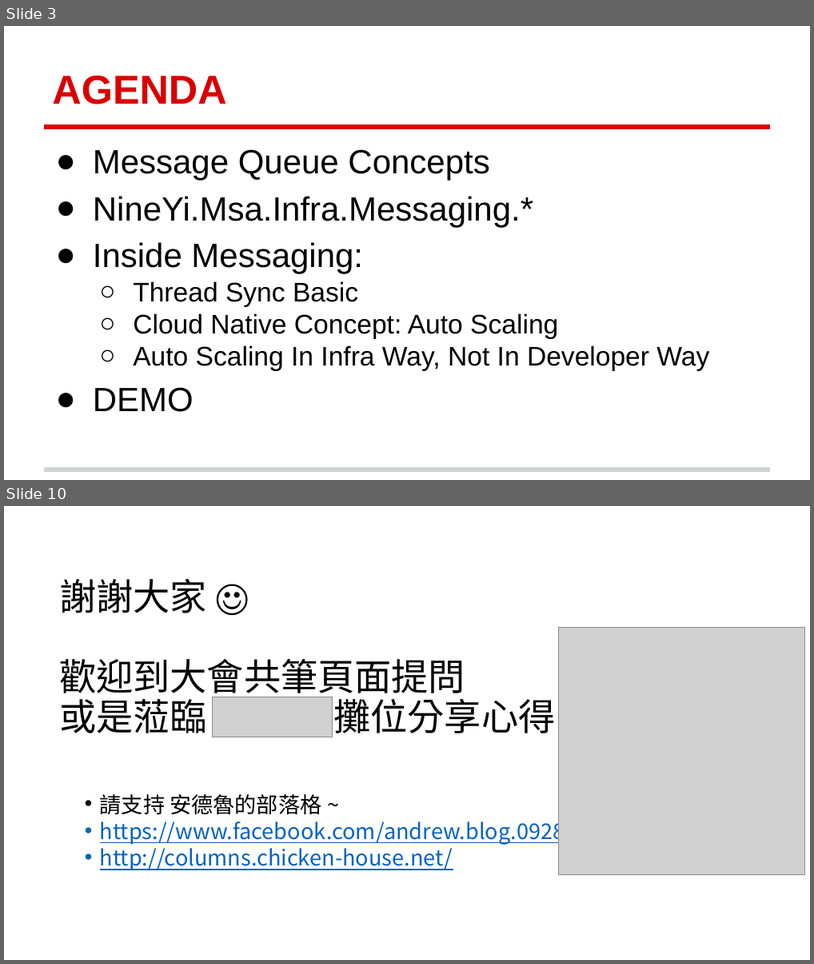
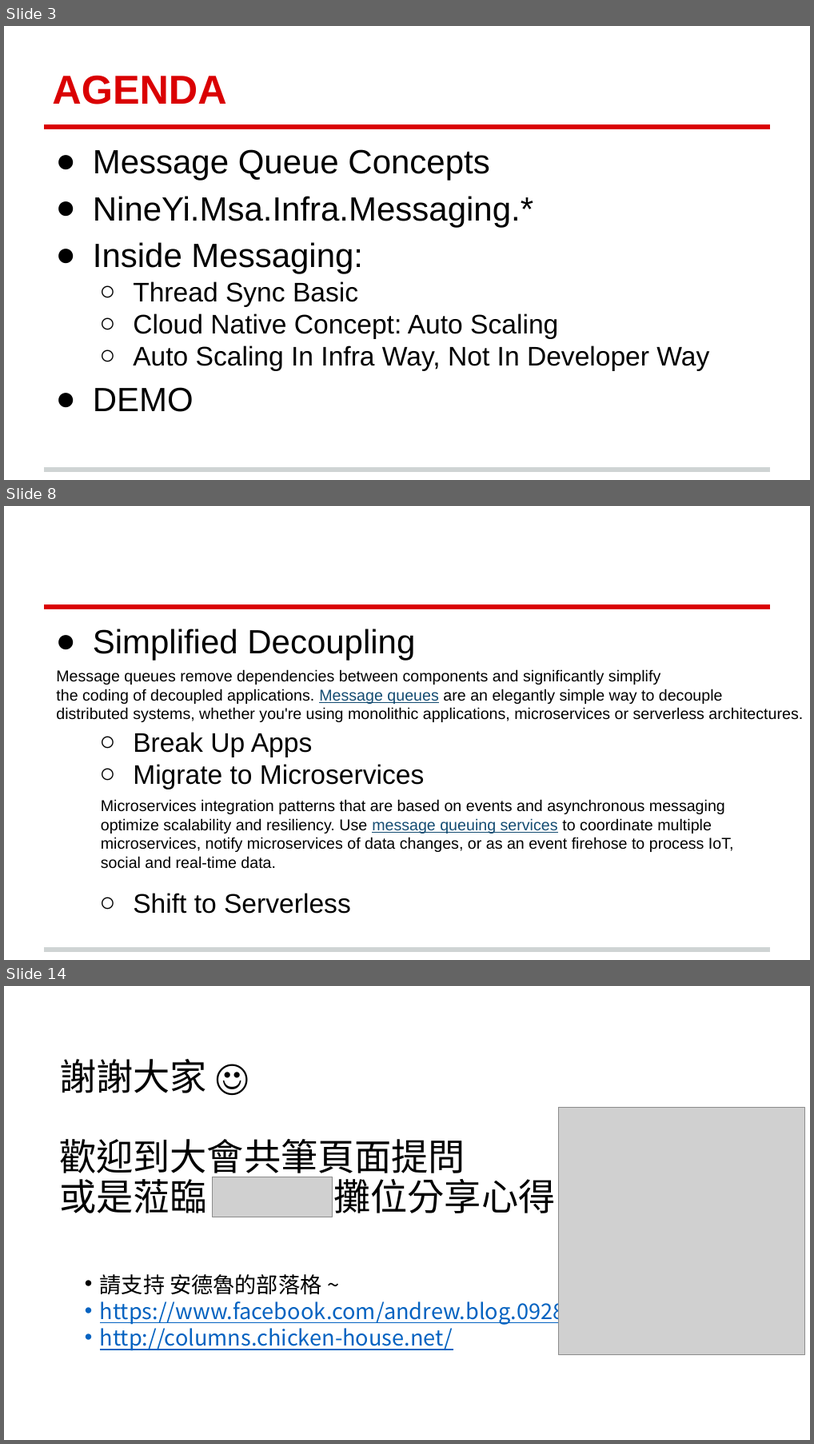
Before and after one commit to andrew0928/Meetup, a slide deck: 20190123.MessageQueueRPC/91APP-MessageQueueRPC-20190123.pptx. Shown one above the other, each under a label of ours: slides 3 and 10 before the commit, slides 3, 8 and 14 after it; the slides between them are not shown. The pictures are 814x964 and 814x1444 pixels, drawn with LibreOffice and Linux fonts; fonts in the diff are those of the drawing; grey boxes stand for pictures; background and template pictures are left out. Boxes give left, top, right and bottom in pixels: in the first picture for what was removed or moved away, otherwise in the second. Text is boxed around its words. In the diff, an @@ line names an element or a change of style, - is before the commit and + after.

Commit message:
draft update

```diff
--- a/20190123.MessageQueueRPC/91APP-MessageQueueRPC-20190123.pptx
+++ b/20190123.MessageQueueRPC/91APP-MessageQueueRPC-20190123.pptx
@@ slide 8 added at (4, 506, 810, 960), background #FFFFFF; not listed: 2 template elements that a slide beside it also shows @@
@@ text added at (93, 628, 424, 913), 24 pt, text #000000 @@
+● Simplified Decoupling
+  ○ Break Up Apps
+  ○ Migrate to Microservices
+  ○ Shift to Serverless
@@ text added at (56, 669, 803, 722), 14 pt, text #000000 @@
+Message queues remove dependencies between components and significantly simplify
+the coding of decoupled applications. Message queues are an elegantly simple way to decouple
+distributed systems, whether you're using monolithic applications, microservices or serverless architectures.
@@ text added at (101, 799, 734, 868), 14 pt, text #000000 @@
+Microservices integration patterns that are based on events and asynchronous messaging
+optimize scalability and resiliency. Use message queuing services to coordinate multiple
+microservices, notify microservices of data changes, or as an event firehose to process IoT,
+social and real-time data.
@@ what was slide 10 is now slide 14 @@
```
Also in this commit, not shown: 1 slide changed, 7 other slides added, 4 slides removed.
